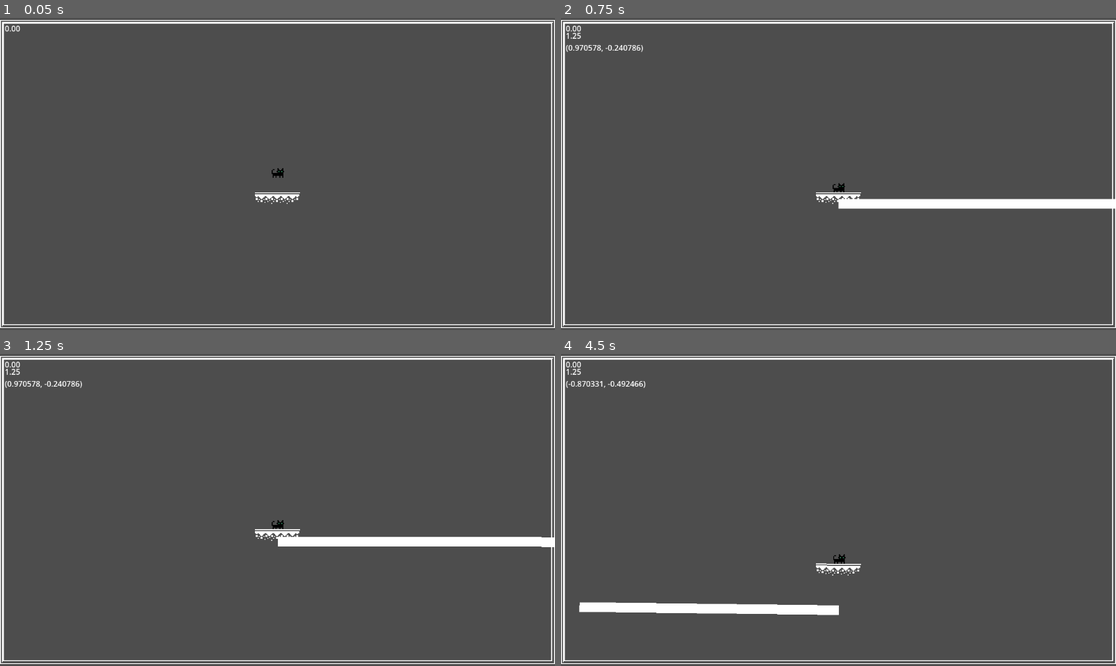
Above: before the commit, frames 1-4 (two rows, left to right).
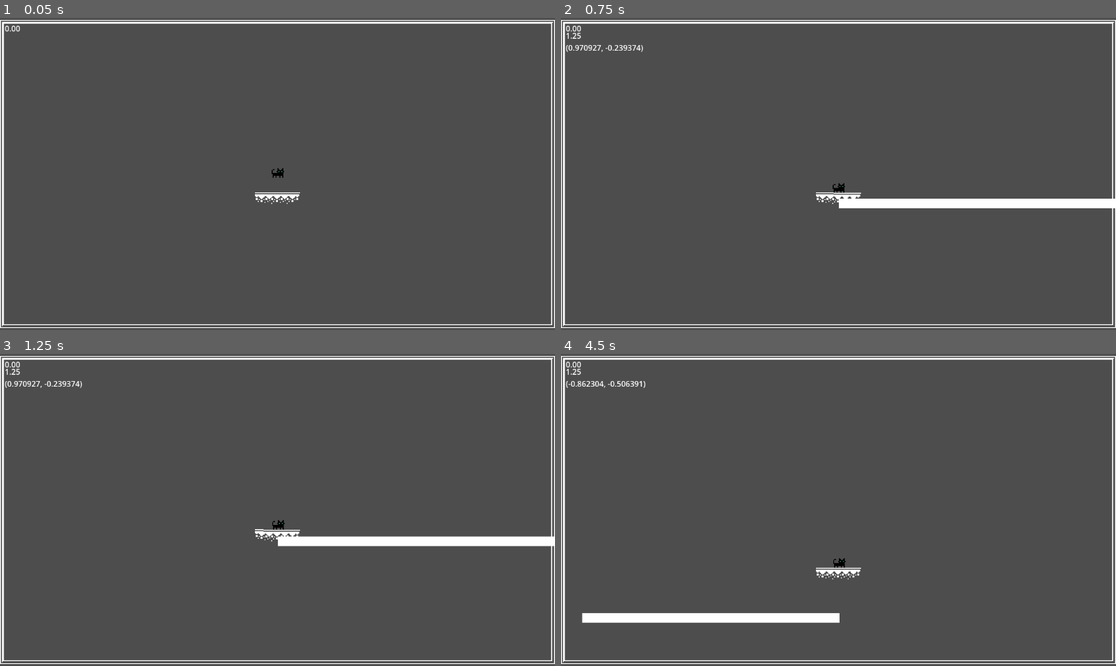
Above: after the commit, the same moments.

Repository: kui-v/CatJumpAdventure
Game: Godot game, scene res://levels/generation_test.tscn
The game is run twice, just before and just after one commit, with the same random seed, the same clock (stepped at 60 frames per second) and the same inputs.
Inputs (mouse positions are in pixels of both pictures, inside the frame that each line leads up to):
- Up to frame 1 (0.05 s): no input
- Up to frame 2 (0.75 s): move the mouse to (960, 158) at 0.52 s; tap Space (action_hold) at 0.6 s
- Up to frame 3 (1.25 s): no input
- Up to frame 4 (4.5 s): move the mouse to (727, 525) at 1.27 s; tap Space (action_hold) every 0.75 s from 1.35 to 4.35 s; move the mouse to (894, 441) at 2.02 s; move the mouse to (810, 572) at 2.77 s; move the mouse to (1005, 556) at 3.52 s; move the mouse to (672, 463) at 4.27 s

Frame 1 is identical in both runs. In frame 2, 0.5% of the frame differs, in the area x 4-100%, y 8-62%; in frame 3, 0.5%; in frame 4, 3.2%, in the area x 3-55%, y 8-87%.

Commit message:
changing some scenes

Diff:
--- a/player/player.tscn
+++ b/player/player.tscn
@@ -1,20 +1,24 @@
-[gd_scene load_steps=3 format=3 uid="uid://bum07aosc6abq"]
+[gd_scene load_steps=4 format=3 uid="uid://bum07aosc6abq"]
 
 [ext_resource type="Texture2D" uid="uid://blxipxiose10m" path="res://assets/player/Pea.png" id="1_lkhp6"]
 [ext_resource type="Script" path="res://player/player.gd" id="1_w3lt3"]
+
+[sub_resource type="RectangleShape2D" id="RectangleShape2D_uh8b0"]
+size = Vector2(10, 10)
 
 [node name="Player" type="RigidBody2D"]
 collision_layer = 2
 mass = 0.25
 gravity_scale = 0.1
-linear_damp = 1.0
+lock_rotation = true
 script = ExtResource("1_w3lt3")
 
 [node name="Sprite2D" type="Sprite2D" parent="."]
 texture = ExtResource("1_lkhp6")
 
-[node name="CollisionPolygon2D" type="CollisionPolygon2D" parent="."]
-polygon = PackedVector2Array(-5, -1, -5, 4, -4, 4, -4, 2, -2, 2, -2, 4, -1, 4, -1, 2, 2, 2, 2, 4, 3, 4, 3, 2, 5, 2, 5, 4, 6, 4, 6, -6, 5, -6, 3, -4, 1, -6, 0, -6, -2, -3)
+[node name="CollisionShape2D" type="CollisionShape2D" parent="."]
+position = Vector2(1, -1)
+shape = SubResource("RectangleShape2D_uh8b0")
 
 [node name="UILayer" type="CanvasLayer" parent="."]
 
@@ -32,11 +36,19 @@
 offset_bottom = 73.0
 metadata/_edit_use_anchors_ = true
 
+[node name="Label3" type="Label" parent="UILayer"]
+offset_left = 10.0
+offset_top = 36.0
+offset_right = 50.0
+offset_bottom = 59.0
+metadata/_edit_use_anchors_ = true
+
 [node name="TimerLabel" type="Label" parent="UILayer"]
 offset_left = 10.0
 offset_top = 10.0
 offset_right = 50.0
 offset_bottom = 33.0
+metadata/_edit_use_anchors_ = true
 
 [node name="Timer" type="Timer" parent="."]
 wait_time = 2.0
Not shown: 1 places in levels/generation_test.tscn that only renumber resources
